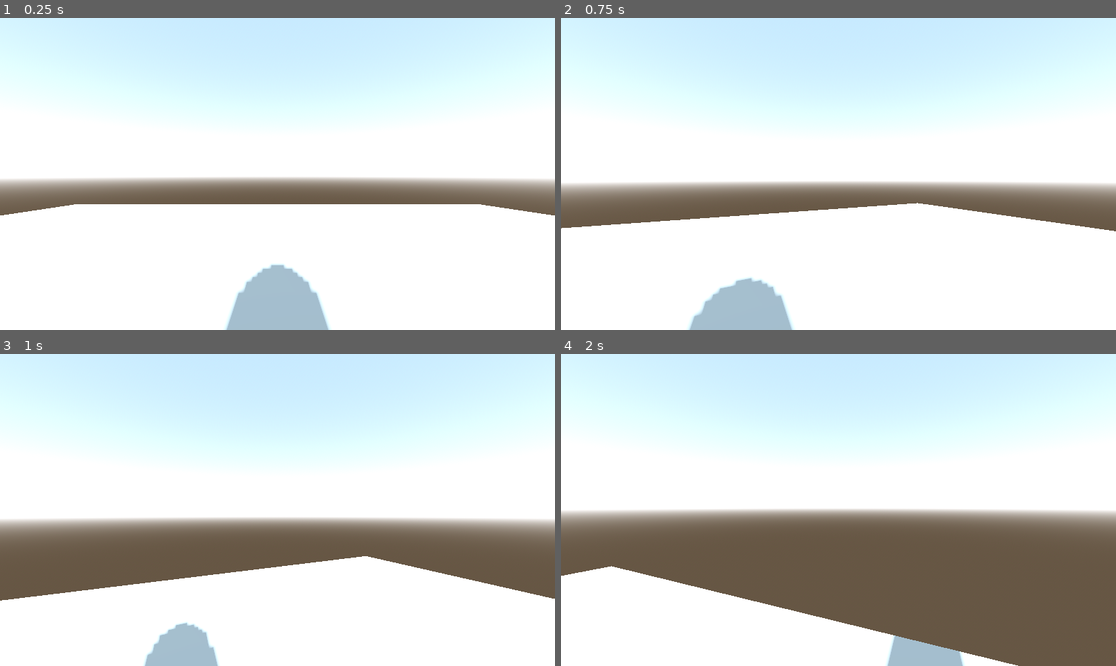
Above: before the commit, frames 1-4 (two rows, left to right).
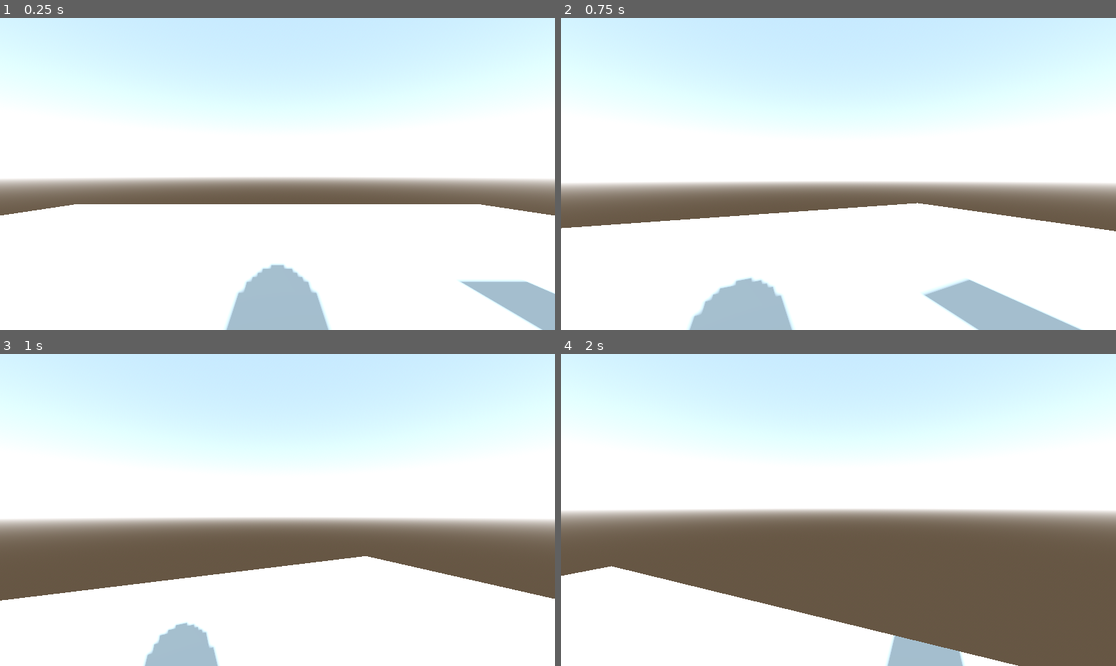
Above: after the commit, the same moments.

Repository: mike20111/Math-Game
Game: Godot game, scene res://test_scene.tscn
Same seed, same stepped clock (60 frames per second), same inputs: the game is played once before the commit and once after it. The project has no main scene, so this scene is started directly.
Inputs (mouse positions are in pixels of both pictures, inside the frame that each line leads up to):
- Up to frame 1 (0.25 s): no input
- Up to frame 2 (0.75 s): tap Enter at 0.5 s; move the mouse to (866, 174) at 0.52 s; hold W (move_forward) from 0.53 s (still down); tap E (interact) at 0.6 s
- Up to frame 3 (1 s): keep holding W (move_forward); tap Space (jump) at 0.77, 0.8 s
- Up to frame 4 (2 s): keep holding W (move_forward); tap Space (jump) at 1.07, 1.35, 1.52, 1.82 s; move the mouse to (810, 510) at 1.27 s; tap E (interact) at 1.55 s

The runs differ from the first frame. In frame 1, 1.5% of the frame differs, in the area x 82-100%, y 84-100%; in frame 2, 2.3%, in the area x 65-94%, y 83-100%; in frame 3, nothing differs; in frame 4, nothing differs.

Commit message:
Interact Update
Added Interaction Functionality to the program

Diff:
--- a/Player.gd
+++ b/Player.gd
@@ -7,17 +7,21 @@
 @onready var head = $Head
 @onready var camera = $Head/Camera3D
 @onready var interaction_cast = $Head/InteractionCast
+@onready var gui = $PlayerGui
 
-# Get the gravity from the project settings to be synced with RigidBody nodes.
+var can_move = true
+
+# Get the gravity from the project settings to be synced with RigidBody nodes
 var gravity = ProjectSettings.get_setting("physics/3d/default_gravity")
 
 
 func _input(event):
 	# Detects when the player moves the mouse, rotates camera accordingly
-	if event is InputEventMouseMotion:
-		rotate_y(deg_to_rad(-event.relative.x * mouse_sens))
-		head.rotate_x(deg_to_rad(-event.relative.y * mouse_sens))
-		head.rotation.x = clamp(head.rotation.x, -1, 1)
+	if can_move:
+		if event is InputEventMouseMotion:
+			rotate_y(deg_to_rad(-event.relative.x * mouse_sens))
+			head.rotate_x(deg_to_rad(-event.relative.y * mouse_sens))
+			head.rotation.x = clamp(head.rotation.x, -1, 1)
 
 
 func _ready():
@@ -30,15 +34,15 @@
 	if not is_on_floor():
 		velocity.y -= gravity * delta
 
+	# Handle interact
 	if Input.is_action_just_pressed("interact"):
 		_interact()
 
-	# Handle jump.
+	# Handle jump
 	if Input.is_action_just_pressed("jump") and is_on_floor():
 		velocity.y = jump_velocity
 
-	# Get the input direction and handle the movement/deceleration.
-	# As good practice, you should replace UI actions with custom gameplay actions.
+	# Get the input direction and handle the movement/deceleration
 	var input_dir = Input.get_vector("move_left", "move_right", "move_forward", "move_backward")
 	var direction = (transform.basis * Vector3(input_dir.x, 0, input_dir.y)).normalized()
 	if direction:
@@ -51,5 +55,14 @@
 	move_and_slide()
 
 
+# Detect object from raycast
 func _interact():
-	pass
+	if interaction_cast.is_colliding():
+		var body = interaction_cast.get_collider()
+
+		if body.is_in_group("interactable"):
+			body._interact()
+
+		if body.is_in_group("math_object"):
+			gui._toggle_math_menu()
+			can_move != can_move
--- /dev/null
+++ b/TestInteracteObj.gd
@@ -0,0 +1,6 @@
+extends StaticBody3D
+
+
+# Called when the node enters the scene tree for the first time.
+func _interact():
+	print("interact function worked successfully")
--- a/player.tscn
+++ b/player.tscn
@@ -1,6 +1,7 @@
-[gd_scene load_steps=5 format=3 uid="uid://dyuxdex5ctdql"]
+[gd_scene load_steps=6 format=3 uid="uid://dyuxdex5ctdql"]
 
 [ext_resource type="Script" path="res://Player.gd" id="1_w5jo6"]
+[ext_resource type="PackedScene" uid="uid://iuu6y0j6wwsx" path="res://player_gui.tscn" id="2_lq8ed"]
 
 [sub_resource type="StandardMaterial3D" id="StandardMaterial3D_npesi"]
 albedo_color = Color(1, 0, 0, 1)
@@ -28,3 +29,5 @@
 target_position = Vector3(0, 0, -3)
 
 [node name="Hand" type="Node3D" parent="Head"]
+
+[node name="PlayerGui" parent="." instance=ExtResource("2_lq8ed")]
--- /dev/null
+++ b/player_gui.gd
@@ -0,0 +1,13 @@
+extends CanvasLayer
+
+@onready var math_menu = $MathMenu
+
+var math_menu_enabled = false
+
+func _toggle_math_menu():
+	if math_menu_enabled == false:
+		math_menu.show()
+		Input.mouse_mode = Input.MOUSE_MODE_VISIBLE
+	else:
+		math_menu.hide()
+		Input.mouse_mode = Input.MOUSE_MODE_CAPTURED
--- /dev/null
+++ b/player_gui.tscn
@@ -0,0 +1,64 @@
+[gd_scene load_steps=2 format=3 uid="uid://iuu6y0j6wwsx"]
+
+[ext_resource type="Script" path="res://player_gui.gd" id="1_er0ui"]
+
+[node name="PlayerGui" type="CanvasLayer"]
+script = ExtResource("1_er0ui")
+
+[node name="MathMenu" type="Control" parent="."]
+visible = false
+layout_mode = 3
+anchors_preset = 0
+offset_right = 1152.0
+offset_bottom = 648.0
+
+[node name="Background" type="ColorRect" parent="MathMenu"]
+layout_mode = 0
+offset_right = 1152.0
+offset_bottom = 648.0
+color = Color(0, 0, 0, 0.498039)
+
+[node name="EntryBox" type="ColorRect" parent="MathMenu"]
+layout_mode = 1
+anchors_preset = 8
+anchor_left = 0.5
+anchor_top = 0.5
+anchor_right = 0.5
+anchor_bottom = 0.5
+offset_left = -288.0
+offset_top = -36.0
+offset_right = 288.0
+offset_bottom = 44.0
+grow_horizontal = 2
+grow_vertical = 2
+color = Color(1, 1, 1, 0.266667)
+
+[node name="LineEdit" type="LineEdit" parent="MathMenu/EntryBox"]
+offset_right = 576.0
+offset_bottom = 80.0
+
+[node name="Label" type="Label" parent="MathMenu"]
+layout_mode = 0
+offset_left = 384.0
+offset_top = 208.0
+offset_right = 768.0
+offset_bottom = 271.0
+theme_override_font_sizes/font_size = 40
+text = "Enter Number"
+horizontal_alignment = 1
+vertical_alignment = 1
+
+[node name="Button" type="Button" parent="MathMenu"]
+layout_mode = 1
+anchors_preset = 7
+anchor_left = 0.5
+anchor_top = 1.0
+anchor_right = 0.5
+anchor_bottom = 1.0
+offset_left = -128.0
+offset_top = -264.0
+offset_right = 128.0
+offset_bottom = -200.0
+grow_horizontal = 2
+grow_vertical = 0
+text = "Continue"
--- a/project.godot
+++ b/project.godot
@@ -13,6 +13,10 @@
 config/name="91906 Math Game"
 config/features=PackedStringArray("4.2", "Forward Plus")
 config/icon="res://icon.svg"
+
+[display]
+
+window/size/borderless=true
 
 [input]
 
--- a/test_scene.tscn
+++ b/test_scene.tscn
@@ -1,13 +1,22 @@
-[gd_scene load_steps=5 format=3 uid="uid://b1b0bbf8fcqgd"]
+[gd_scene load_steps=9 format=3 uid="uid://b1b0bbf8fcqgd"]
 
 [ext_resource type="PackedScene" uid="uid://dyuxdex5ctdql" path="res://player.tscn" id="1_w427y"]
 [ext_resource type="PackedScene" uid="uid://4lnn83ksovkf" path="res://world_environment.tscn" id="2_udj1e"]
+[ext_resource type="Script" path="res://TestInteracteObj.gd" id="3_b1ku8"]
 
 [sub_resource type="PlaneMesh" id="PlaneMesh_gu0ra"]
 size = Vector2(20, 20)
 
 [sub_resource type="ConcavePolygonShape3D" id="ConcavePolygonShape3D_pynj0"]
 data = PackedVector3Array(10, 0, 10, -10, 0, 10, 10, 0, -10, -10, 0, 10, -10, 0, -10, 10, 0, -10)
+
+[sub_resource type="StandardMaterial3D" id="StandardMaterial3D_b2cah"]
+albedo_color = Color(0, 1, 0, 1)
+
+[sub_resource type="BoxMesh" id="BoxMesh_fjnxv"]
+material = SubResource("StandardMaterial3D_b2cah")
+
+[sub_resource type="BoxShape3D" id="BoxShape3D_m8ncy"]
 
 [node name="Test Scene" type="Node3D"]
 
@@ -23,3 +32,13 @@
 transform = Transform3D(1, 0, 0, 0, 1, 0, 0, 0, 1, 0, 1, 0)
 
 [node name="WorldEnvironment" parent="." instance=ExtResource("2_udj1e")]
+
+[node name="InteractBody" type="StaticBody3D" parent="." groups=["interactable", "math_object"]]
+transform = Transform3D(1, 0, 0, 0, 1, 0, 0, 0, 1, 3, 1, 0)
+script = ExtResource("3_b1ku8")
+
+[node name="MeshInstance3D" type="MeshInstance3D" parent="InteractBody"]
+mesh = SubResource("BoxMesh_fjnxv")
+
+[node name="CollisionShape3D" type="CollisionShape3D" parent="InteractBody"]
+shape = SubResource("BoxShape3D_m8ncy")
